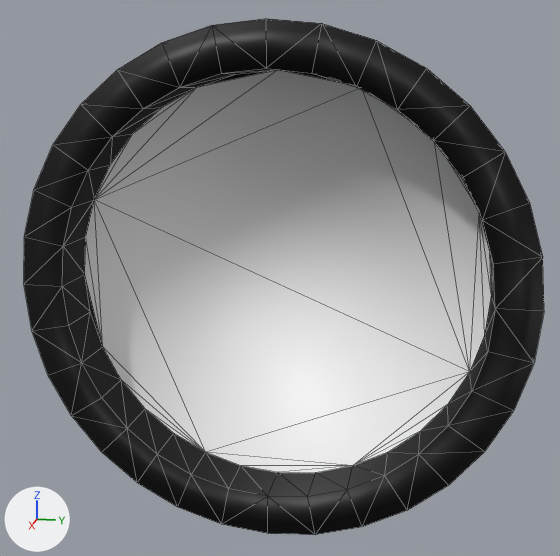
The FBX model ENTER The Inspector/Assets/Level 1/Spotlight.fbx as it was, and as the next commit left it.
Before and after are seen from a 50 mm lens placed at (4.24, 0.6, 0.77), pointed at (0.11, -0.22, -0.26). Lighting does not change. The marker at lower left points along +X, +Y and +Z. Mesh edges are drawn as thin lines. Where no turn or scale is listed for an object, it has been applied to the vertices.

The scene before the commit, as lines of its bpy script (objects in view):
```python
me_cylinder = bpy.data.meshes.new('Cylinder')
me_cylinder.from_pydata(...)  # 128 vertices, 252 faces; spans x -1.47..1.47, y -1.0..1.0, z -1.0..1.0
me_cylinder.materials.append(mat_material_001)  # picture img_spotlight_png
ob_cylinder = bpy.data.objects.new('Cylinder', me_cylinder)
ob_cylinder.location = (0.0, 0.0, 0.0)
```
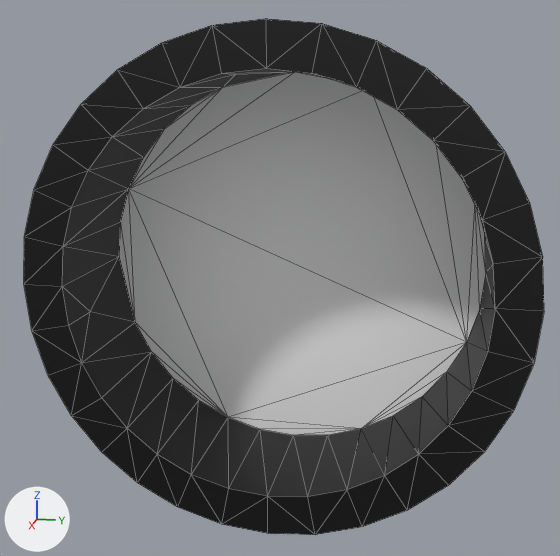
Pixel boxes [x1, y1, x2, y2] of what changed, in the pictures (560 x 556 px; the box of a moved part takes in the faces that stretch with it):
part 1 of me_cylinder, moved or reshaped
    both: [62, 68, 495, 497]
part 2 of me_cylinder, shading changed
    both: [24, 18, 544, 535]

The change in detail:
me_cylinder has 128 vertices, 252 faces and spans x -1.47..1.47, y -1.0..1.0, z -1.0..1.0.
me_cylinder is used by ob_cylinder; location (0.0, 0.0, 0.0).
me_cylinder part 1: 29 of the vertices in x 1.27, y -0.83..0.83, z -0.83..0.83 are moved by (-0.37, 0.0, 0.0).
me_cylinder part 2: edges marked sharp go from 0 to 195.
